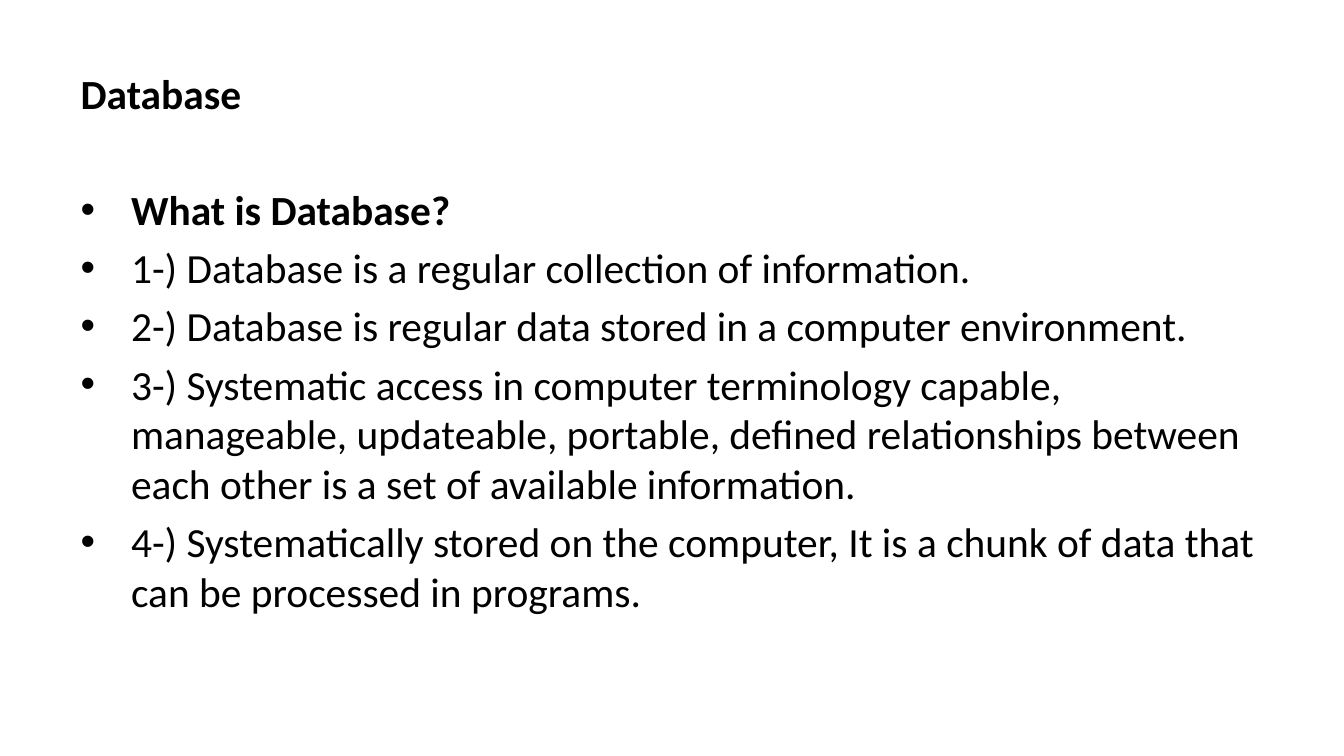
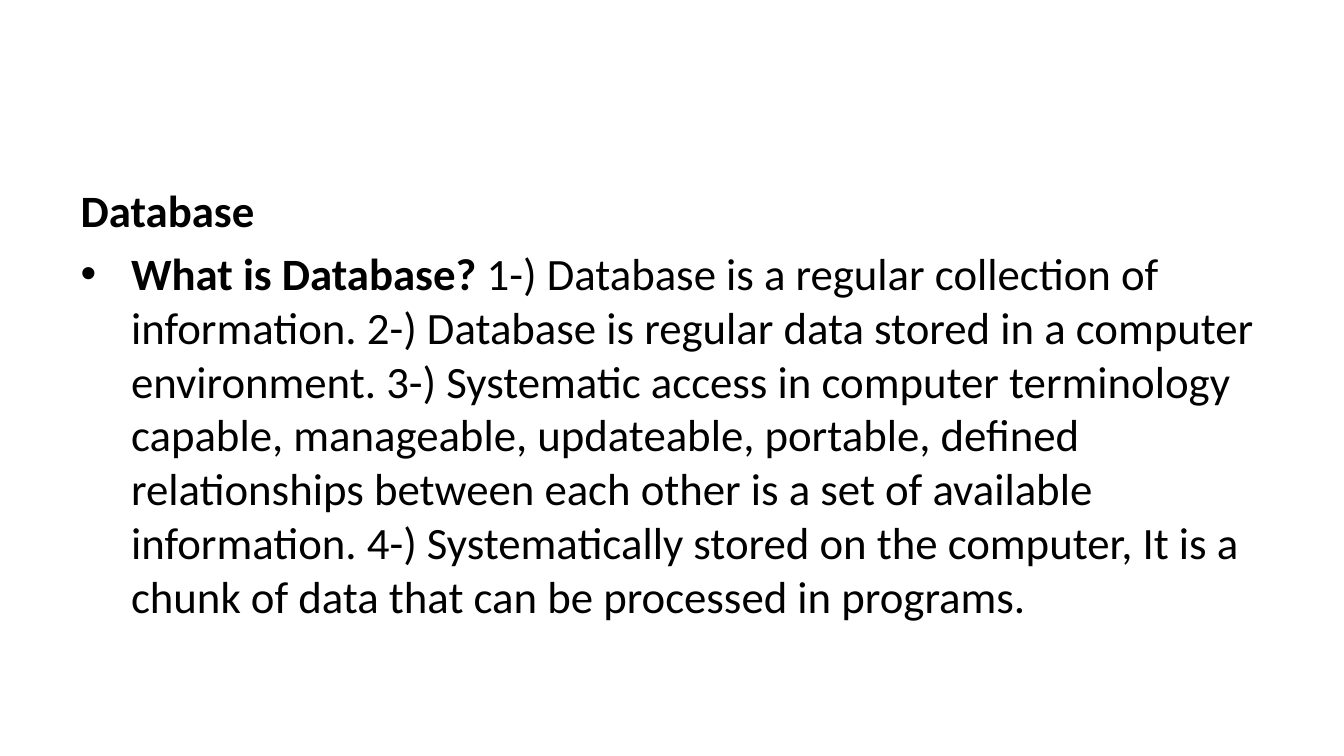
Before and after one commit to ucoruh/course-note-template, a slide deck: slide 5 of docs/week-1/week-1.en.md_word.pptx. Drawn at 1344x756 pixels with LibreOffice and Linux fonts; fonts in the diff are those of the drawing. Boxes give left, top, right and bottom in pixels: in the first picture for what was removed or moved away, otherwise in the second. Text is boxed around its words. In the diff, an @@ line names an element or a change of style, - is before the commit and + after.

```diff
--- a/docs/week-1/week-1.en.md_word.pptx
+++ b/docs/week-1/week-1.en.md_word.pptx
@@ text "Database" moved from (x1=81, y1=80, x2=1254, y2=614) to (x1=81, y1=195, x2=1253, y2=621) @@
@@ text at (x1=81, y1=195, x2=255, y2=228): size 22.2 to 24 pt in "Database" @@
@@ text at (x1=131, y1=257, x2=1253, y2=621): text changed; size 22.2 to 24 pt @@
-• What is Database?
-• 1-) Database is a regular collection of information.
-• 2-) Database is regular data stored in a computer environment.
-• 3-) Systematic access in computer terminology capable, manageable, updateable, portable, defined relationships between each other is a set of available information.
-• 4-) Systematically stored on the computer, It is a chunk of data that can be processed in programs.
+• What is Database? 1-) Database is a regular collection of information. 2-) Database is regular data stored in a computer environment. 3-) Systematic access in computer terminology capable, manageable, updateable, portable, defined relationships between each other is a set of available information. 4-) Systematically stored on the computer, It is a chunk of data that can be processed in programs.
```
Also in this commit, not shown: 5 other slides changed, 3 other files.
